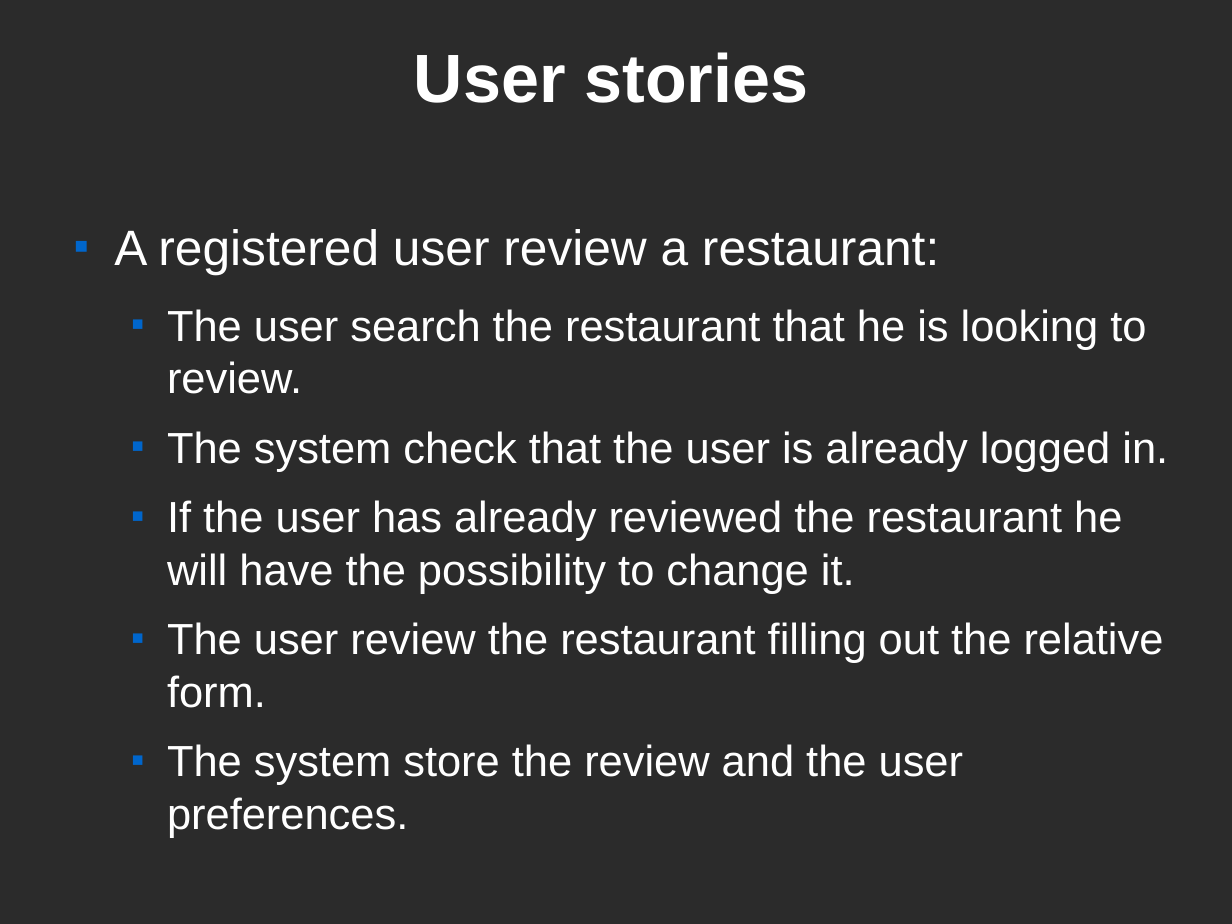
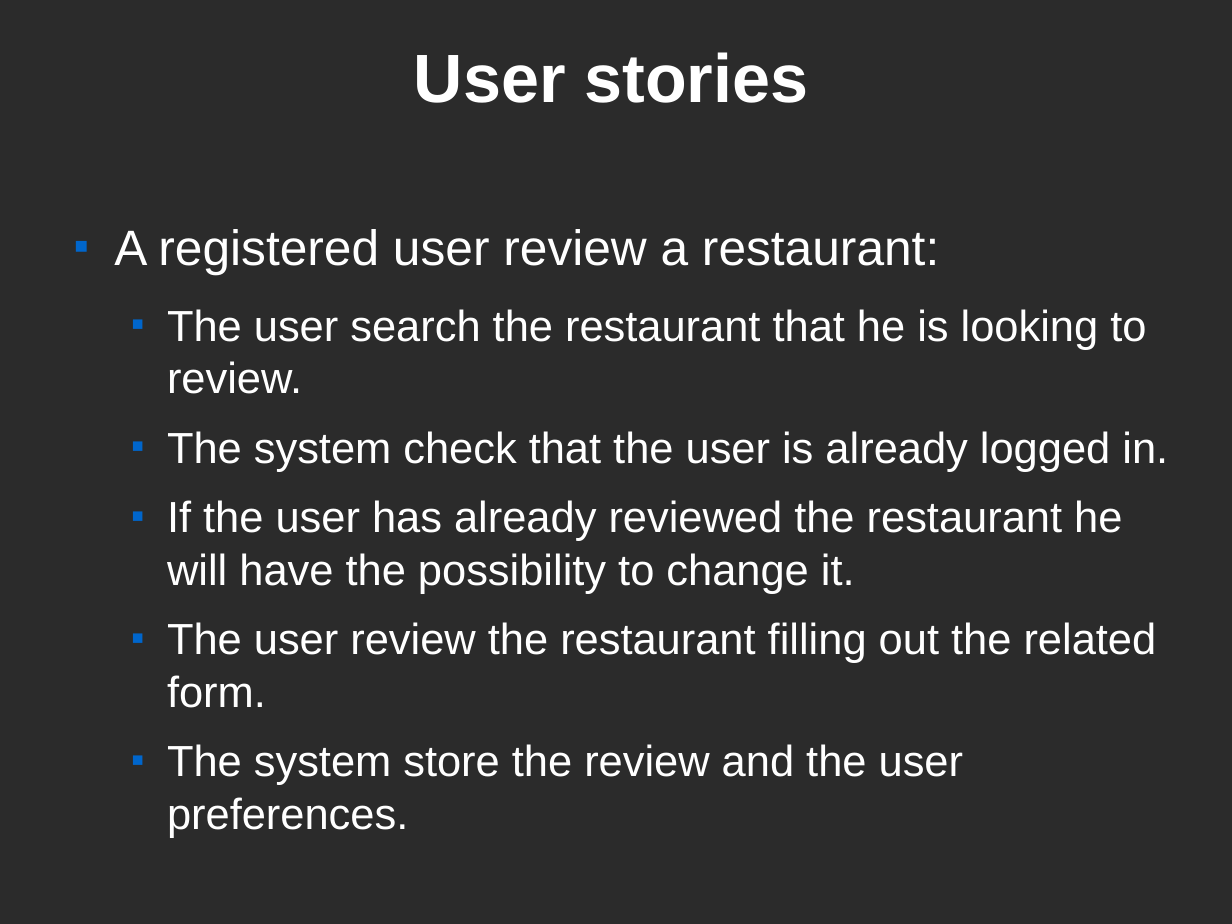
Before and after one commit to cdavide/dove-mangio-it, a slide deck: slide 5 of wiki/projectReviewTemplate.odp. Drawn at 1232x924 pixels with LibreOffice and Linux fonts; fonts in the diff are those of the drawing; background and template pictures are left out; a plain dark background stands for a picture behind light text. Boxes give left, top, right and bottom in pixels: in the first picture for what was removed or moved away, otherwise in the second. Text is boxed around its words. In the diff, an @@ line names an element or a change of style, - is before the commit and + after.

```diff
--- a/wiki/projectReviewTemplate.odp
+++ b/wiki/projectReviewTemplate.odp
@@ text at (x1=167, y1=622, x2=1157, y2=708): text changed @@
-  ■ The user review the restaurant filling out the relative form.
+  ■ The user review the restaurant filling out the related form.
```
Also in this commit, not shown: 2 other slides changed.
